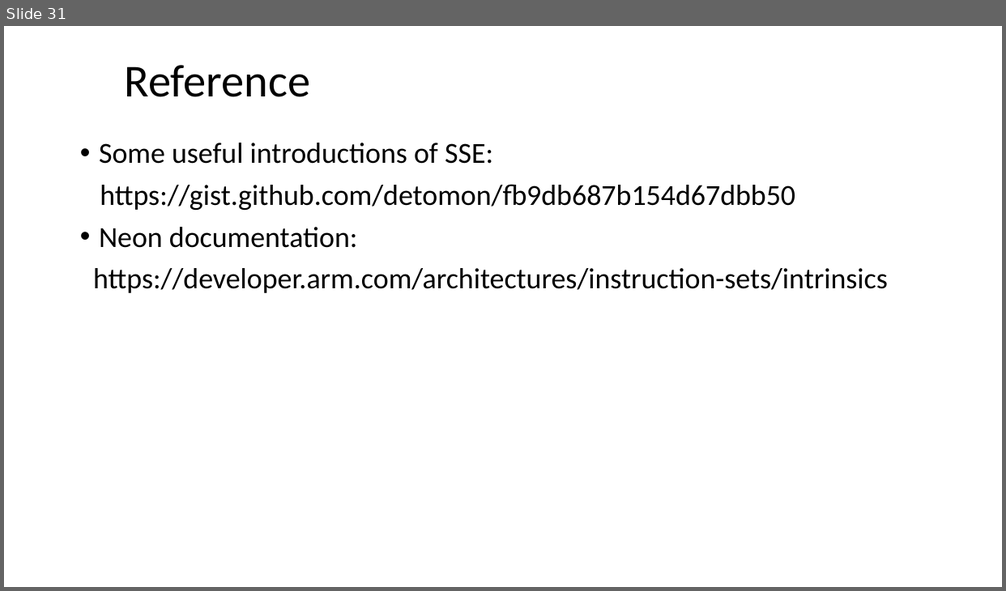
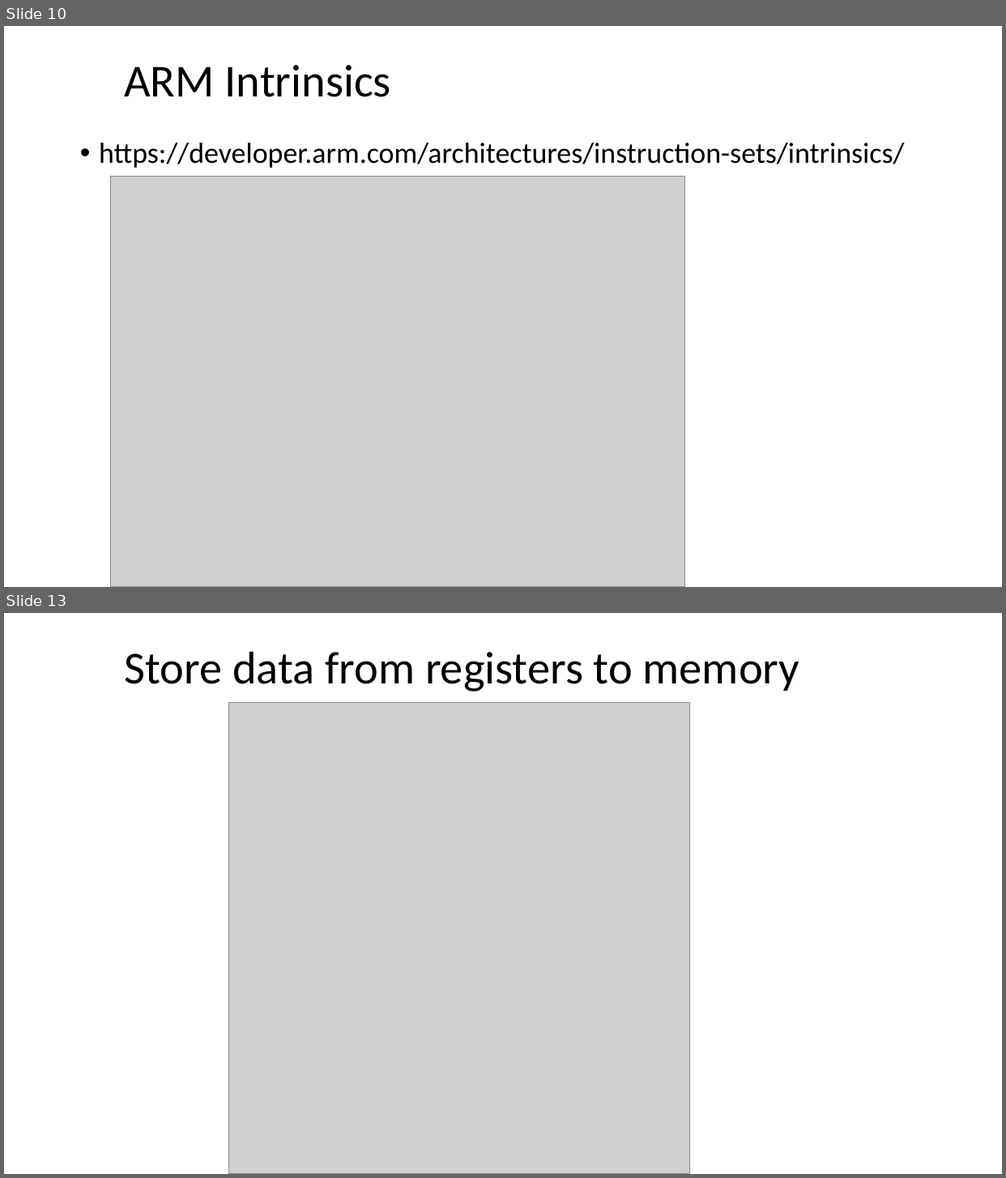
Before and after one commit to ShiqiYu/CPP, a slide deck: week08/Lab08.pptx. Shown one above the other, each under a label of ours: slide 31 before the commit, slides 10 and 13 after it; the slides between them are not shown. The pictures are 1006x591 and 1006x1178 pixels, drawn with LibreOffice and Linux fonts; fonts in the diff are those of the drawing; grey boxes stand for pictures; background and template pictures are left out. Boxes give left, top, right and bottom in pixels: in the first picture for what was removed or moved away, otherwise in the second. Text is boxed around its words. In the diff, an @@ line names an element or a change of style, - is before the commit and + after.

```diff
--- a/week08/Lab08.pptx
+++ b/week08/Lab08.pptx
@@ slide 13 added at box(4, 613, 1002, 1174), background #FFFFFF @@
@@ title added at box(124, 651, 799, 692), 44 pt, text #000000 @@
+Store data from registers to memory
@@ picture added at box(228, 703, 690, 1174) @@
@@ what was slide 31 is now slide 10 @@
@@ slide 10 changed as well @@
@@ title at box(124, 65, 391, 97): text changed @@
-Reference
+ARM Intrinsics
@@ text at box(99, 143, 904, 168): text changed @@
-• Some useful introductions of SSE:
-https://gist.github.com/detomon/fb9db687b154d67dbb50
-• Neon documentation:
-https://developer.arm.com/architectures/instruction-sets/intrinsics
+• https://developer.arm.com/architectures/instruction-sets/intrinsics/
@@ picture added at box(110, 177, 685, 587) @@
```
Also in this commit, not shown: 2 other slides changed, 10 other slides added, 29 slides removed, 1 other file.
